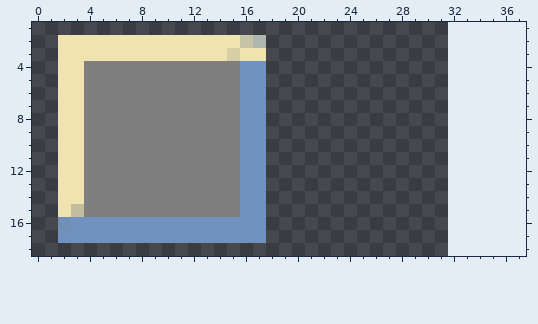
Two versions of one pixel-art sprite, android/assets/images/voxelAtlas.png. The picture above is the old version.
The file is 32x32 pixels. Colours within 5 levels of each other are drawn and written as one. Shown: x 0..37, y 1..18. The old version is drawn lined up with the new one, on the new canvas.
Now the later version:
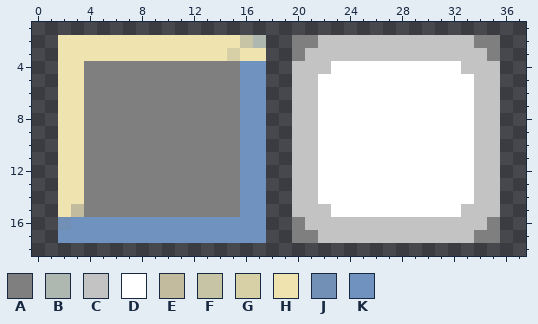
Palette (. is transparent): A #7f7f7f  B #afb8b0  C #c3c3c3  D #ffffff  E #c2bb9d  F #c7c3a5  G #d7cfa6  H #efe4b0  J #7290b6  K #7092be
From old to new:
canvas 32x32 -> 64x32
y 2: x 20..35 ................ -> AACCCCCCCCCCCCAA
y 3: x 20..35 ................ -> ACCCCCCCCCCCCCCA
y 4: x 20..35 ................ -> CCCDDDDDDDDDDCCC
y 5..14: x 20..35 ................ -> CCDDDDDDDDDDDDCC
y 15: x 20..35 ................ -> CCCDDDDDDDDDDCCC
y 16: x 20..35 ................ -> ACCCCCCCCCCCCCCA
y 17: x 20..35 ................ -> AACCCCCCCCCCCCAA
Pixel boxes of the changes (left, top, right, bottom) in both pictures:
added: (292, 35, 500, 243)
